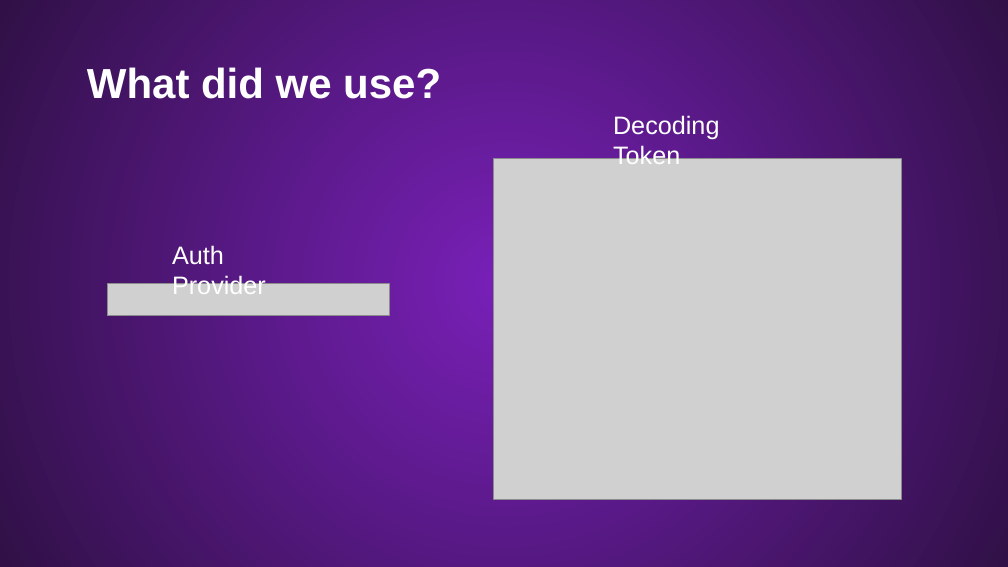
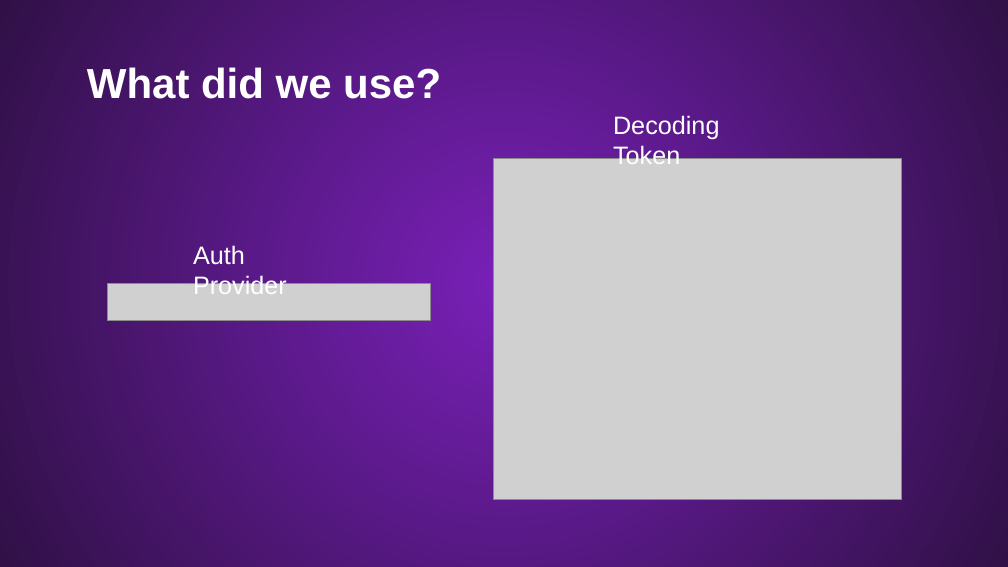
Before and after one commit to Palacsinta002/LMS, a slide deck: slide 21 of Presentation/LMS Presentation.pptx. Drawn at 1008x567 pixels with LibreOffice and Linux fonts; fonts in the diff are those of the drawing; grey boxes stand for pictures; background and template pictures are left out. Boxes give left, top, right and bottom in pixels: in the first picture for what was removed or moved away, otherwise in the second. Text is boxed around its words. In the diff, an @@ line names an element or a change of style, - is before the commit and + after.

```diff
--- a/Presentation/LMS Presentation.pptx
+++ b/Presentation/LMS Presentation.pptx
@@ text "Auth Provider": place and size @@
-text "Auth Provider" at bbox=[172, 245, 266, 294]
+text "Auth Provider" at bbox=[193, 245, 287, 294]
@@ picture: place and size @@
-picture at bbox=[107, 284, 389, 316]
+picture at bbox=[107, 284, 431, 321]
```
Also in this commit, not shown: 8 other slides changed.
